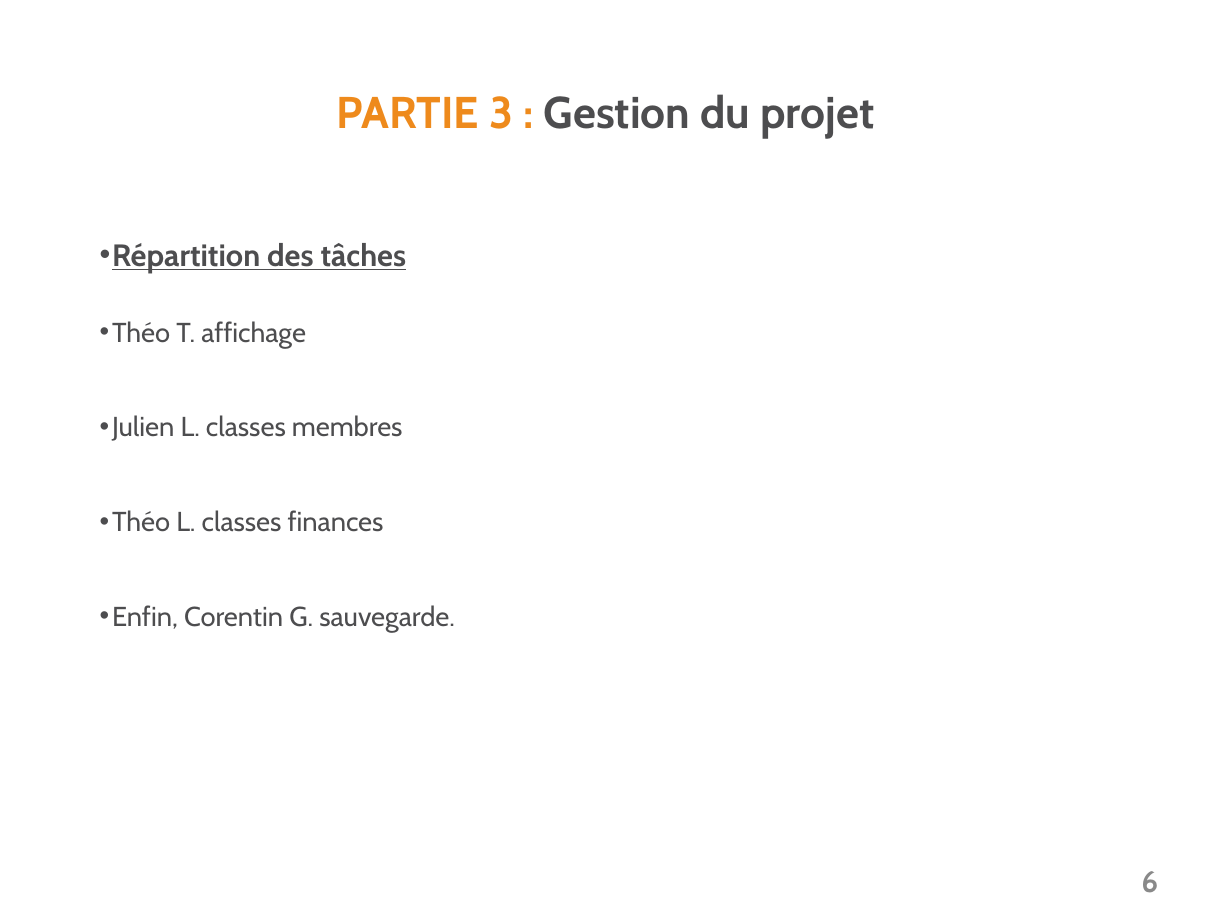
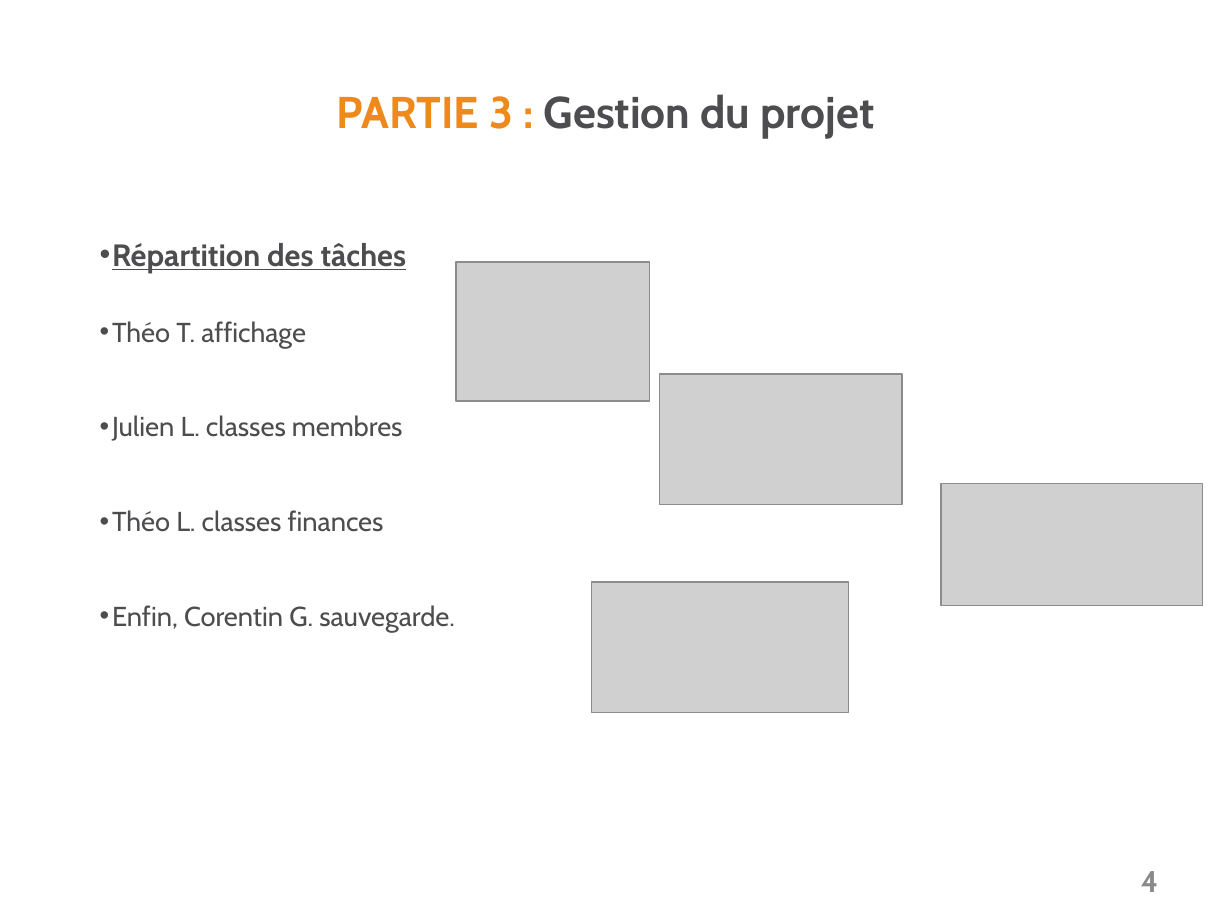
Before and after one commit to Steins7/MyLittleERP, a slide deck: slide 4 of Présentation CPO3.odp (slide 6 before the commit). Drawn at 1232x924 pixels with LibreOffice and Linux fonts; fonts in the diff are those of the drawing; grey boxes stand for pictures; background and template pictures are left out. Boxes give left, top, right and bottom in pixels: in the first picture for what was removed or moved away, otherwise in the second. Text is boxed around its words. In the diff, an @@ line names an element or a change of style, - is before the commit and + after.

```diff
--- a/Présentation CPO3.odp
+++ b/Présentation CPO3.odp
@@ picture added at box(456, 262, 649, 402) @@
@@ picture added at box(659, 375, 902, 505) @@
@@ picture added at box(941, 483, 1204, 605) @@
@@ picture added at box(591, 582, 848, 712) @@
@@ page number at box(1141, 871, 1158, 892): text changed @@
-6
+4
```
Also in this commit, not shown: 2 other slides changed, 2 slides removed.
